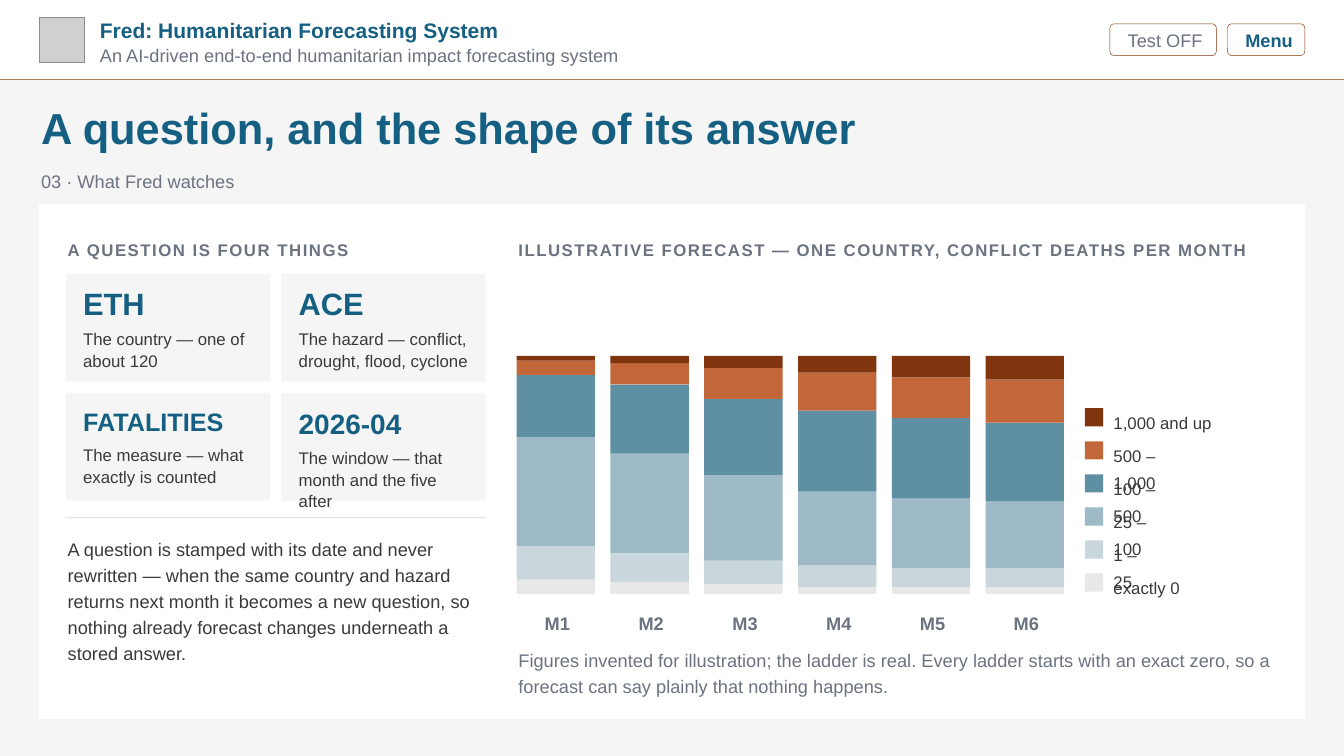
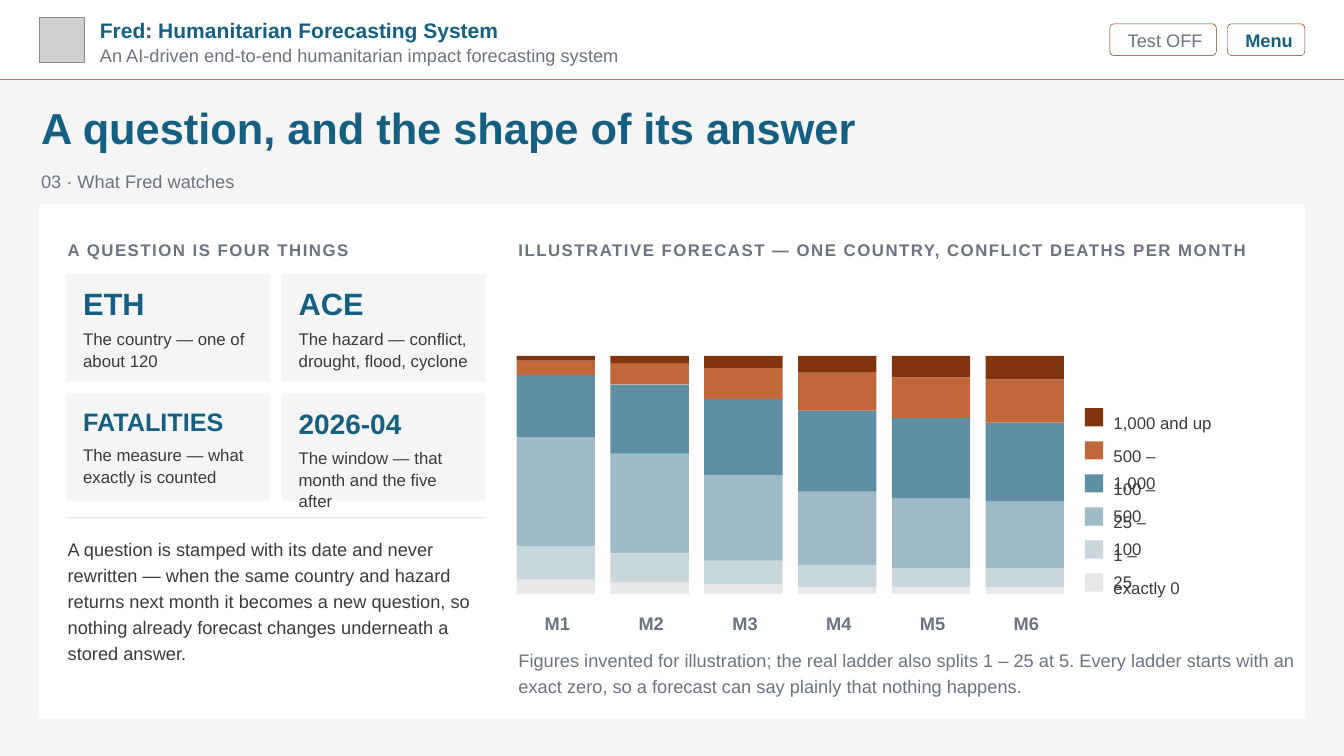
Before and after one commit to kwyjad/Pythia, a slide deck: slide 7 of docs/decks/0_overview.pptx. Drawn at 1344x756 pixels with LibreOffice and Linux fonts; fonts in the diff are those of the drawing; grey boxes stand for pictures. Boxes give left, top, right and bottom in pixels: in the first picture for what was removed or moved away, otherwise in the second. Text is boxed around its words. In the diff, an @@ line names an element or a change of style, - is before the commit and + after.

```diff
--- a/docs/decks/0_overview.pptx
+++ b/docs/decks/0_overview.pptx
@@ text at <box>518,654,1294,697</box>: text changed @@
-Figures invented for illustration; the ladder is real. Every ladder starts with an exact zero, so a forecast can say plainly that nothing happens.
+Figures invented for illustration; the real ladder also splits 1 – 25 at 5. Every ladder starts with an exact zero, so a forecast can say plainly that nothing happens.
```
Also in this commit, not shown: 4 other slides changed, 3 other files.
